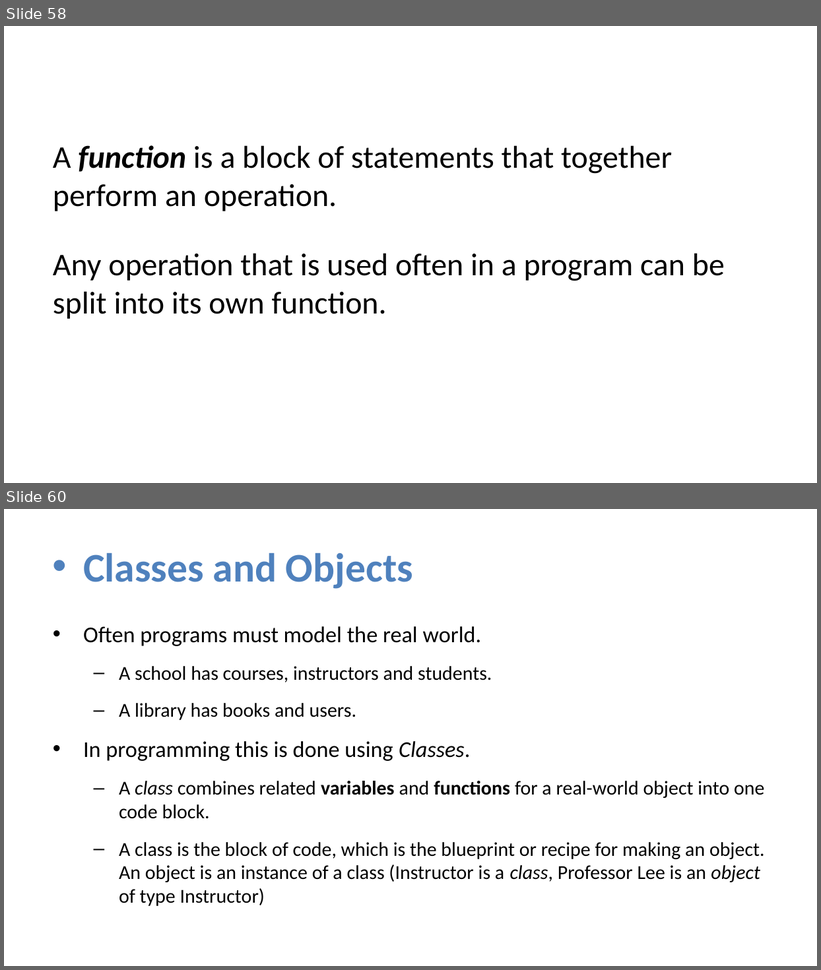
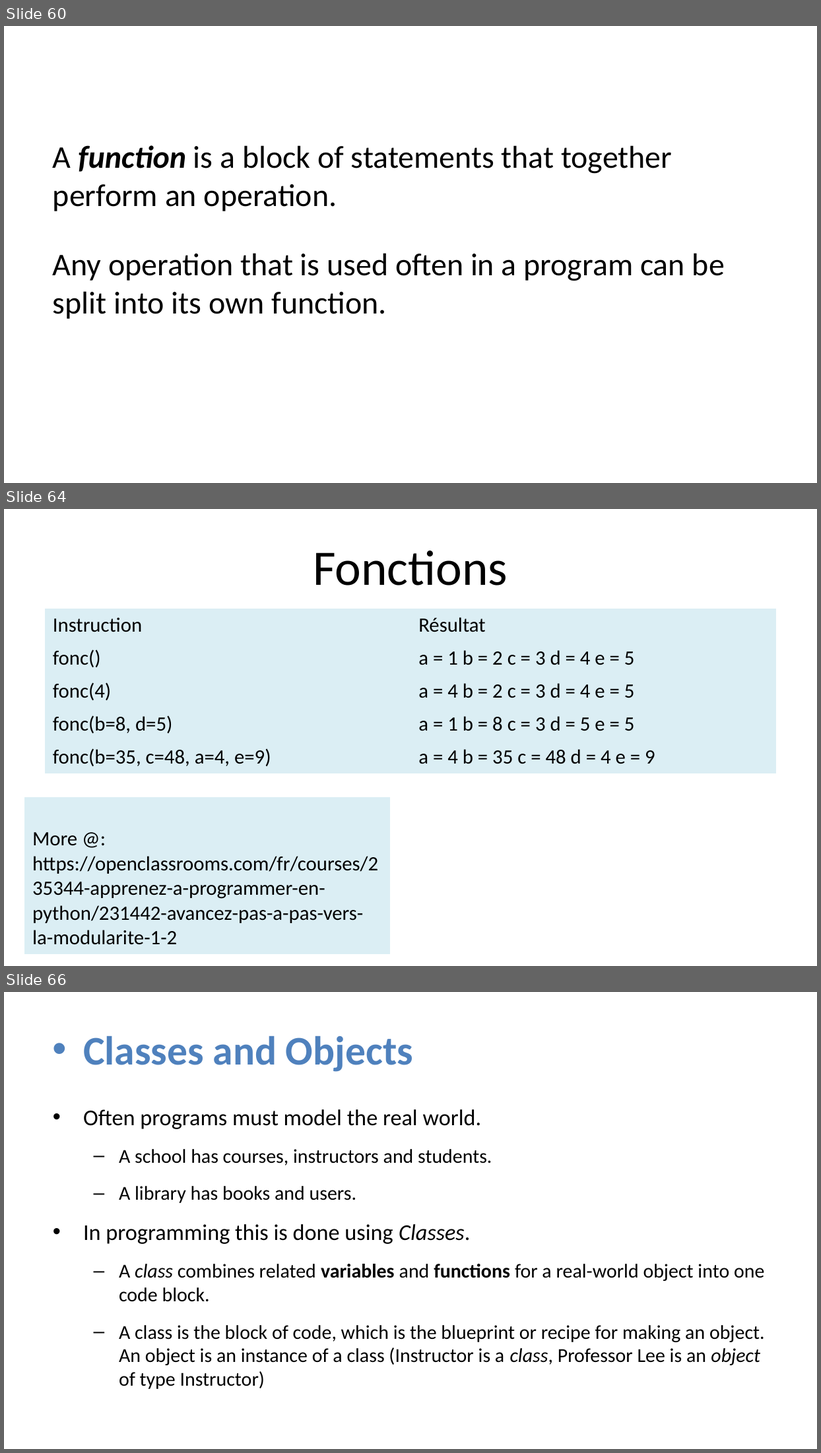
Before and after one commit to julienPalleau/Udemy, a slide deck: PythonParLaPratique 101 exercices/Python in 90 minutes [Enregistrement automatique].pptx. Shown one above the other, each under a label of ours: slides 58 and 60 before the commit, slides 60, 64 and 66 after it; the slides between them are not shown. The pictures are 821x970 and 821x1453 pixels, drawn with LibreOffice and Linux fonts; fonts in the diff are those of the drawing. Boxes give left, top, right and bottom in pixels: in the first picture for what was removed or moved away, otherwise in the second. Text is boxed around its words. In the diff, an @@ line names an element or a change of style, - is before the commit and + after.

```diff
--- a/PythonParLaPratique 101 exercices/Python in 90 minutes [Enregistrement automatique].pptx
+++ b/PythonParLaPratique 101 exercices/Python in 90 minutes [Enregistrement automatique].pptx
@@ slide 64 added at (x1=4, y1=509, x2=817, y2=966), background #FFFFFF @@
@@ title added at (x1=313, y1=551, x2=508, y2=586), 44 pt, text #000000 @@
+Fonctions
@@ table added at (x1=45, y1=609, x2=776, y2=772), 5 rows, 2 columns @@
+Instruction | Résultat
+fonc() | a = 1 b = 2 c = 3 d = 4 e = 5
+fonc(4) | a = 4 b = 2 c = 3 d = 4 e = 5
+fonc(b=8, d=5) | a = 1 b = 8 c = 3 d = 5 e = 5
+fonc(b=35, c=48, a=4, e=9) | a = 4 b = 35 c = 48 d = 4 e = 9
@@ table added at (x1=24, y1=765, x2=756, y2=966), 5 rows, 2 columns @@
+ | 
+More @: https://openclassrooms.com/fr/courses/235344-apprenez-a-programmer-en-python/231442-avancez-pas-a-pas-vers-la-modularite-1-2 | 
+ | 
+ | 
+ | 
@@ what was slide 58 is now slide 60 @@
@@ what was slide 60 is now slide 66 @@
```
Also in this commit, not shown: 2 slides changed, 6 other slides added, 1 slide removed.
